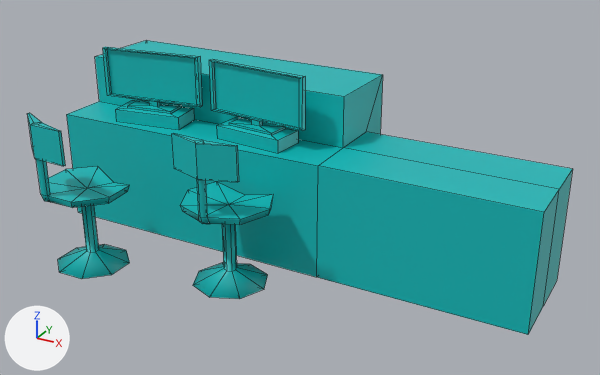
The FBX model OP_BenLabs/Assets/OccAssets/Visuals/Models/MOD_Lobby/MOD_ LOBBY guard desk.fbx, before and after one commit.
Before and after are seen from a 50 mm lens placed at (-21.62, 18.74, 6.12), pointed at (-24.08, 23.19, 3.89). Every picture has the same lights, and +X, +Y and +Z are marked at lower left. The first picture is the older version. Mesh edges are drawn as thin lines. Where no turn or scale is listed for an object, it has been applied to the vertices.

Names of what the first picture shows: 'chair2', 'chair3', 'guard_table', 'monitor5', 'monitor6'.
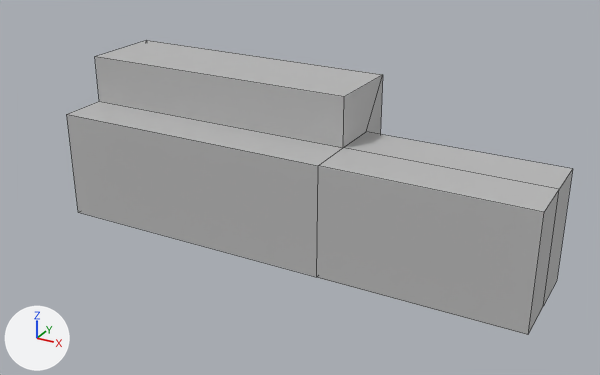
Commit message: Lobby Model Updates

The change, as a diff of the scene's bpy script:
```diff
--- a/OP_BenLabs/Assets/OccAssets/Visuals/Models/MOD_Lobby/MOD_ LOBBY guard desk.fbx.py
+++ b/OP_BenLabs/Assets/OccAssets/Visuals/Models/MOD_Lobby/MOD_ LOBBY guard desk.fbx.py
@@ mat_lambert1 @@
+mat_lambert1 = principled_material('lambert1')
+mat_lambert1.base_color = (0.5, 0.5, 0.5)  # grey #bcbcbc
@@ me_mesh_002 @@
 me_mesh_002.from_pydata(...)  # 24 vertices, 22 faces; spans x 0.0..3.54, y 0.0..0.99, z 0.0..1.16
-me_mesh_002.materials.append(mat_mat_guarddesk)  # cyan #00bcbc
+me_mesh_002.materials.append(mat_lambert1)  # grey #bcbcbc
@@ ob_chair2 @@
-ob_chair2 = bpy.data.objects.new('chair2', me_mesh_003)
-ob_chair2.location = (-25.356, 22.549, 3.887)
@@ ob_monitor5 @@
-ob_monitor5 = bpy.data.objects.new('monitor5', me_mesh_001)
-ob_monitor5.location = (-25.332, 23.287, 4.377)
@@ ob_chair3 @@
-ob_chair3 = bpy.data.objects.new('chair3', me_mesh_004)
-ob_chair3.location = (-24.376, 22.789, 3.887)
@@ ob_monitor6 @@
-ob_monitor6 = bpy.data.objects.new('monitor6', me_mesh)
-ob_monitor6.location = (-24.461, 23.287, 4.377)
```

Boxes [x1, y1, x2, y2] around the edits, measured in the pictures (600 x 375 px):
'guard_table', recoloured (cyan to grey): [67, 40, 573, 335] in both
'chair3', deleted (cyan): before [172, 133, 274, 299]
'monitor6', deleted (cyan): before [209, 59, 305, 153]
'monitor5', deleted (cyan): before [103, 47, 202, 130]
'chair2', deleted (cyan): before [27, 113, 130, 279]
